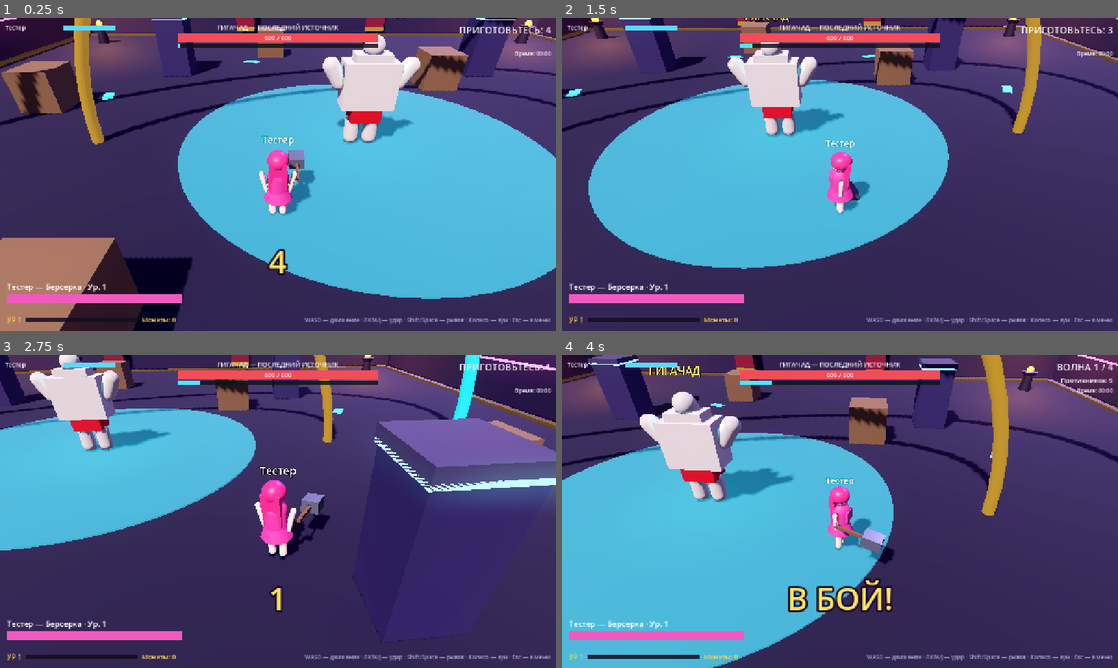
Above: before the commit, frames 1-4 (two rows, left to right).
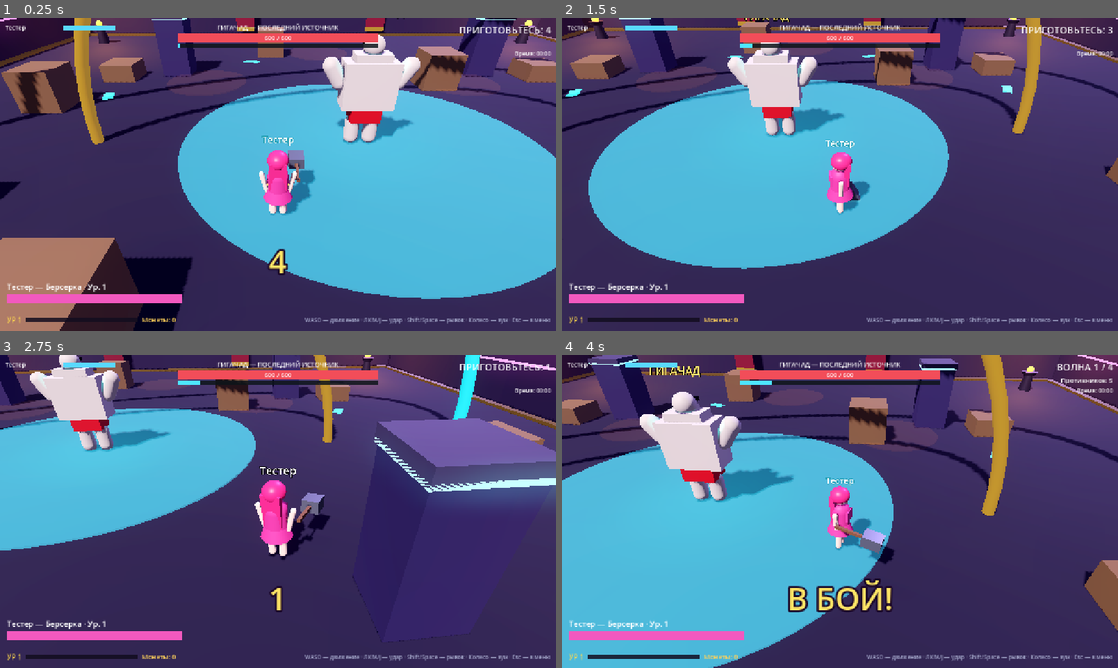
Above: after the commit, the same moments.

Repository: stasian33rus/last_stronghold
Game: Godot game, scene res://tests/smoke_test.tscn
Same seed, same stepped clock (60 frames per second), same inputs: the game is played once before the commit and once after it. This scene is started directly instead of the project's main scene.
Inputs (mouse positions are in pixels of both pictures, inside the frame that each line leads up to):
- Up to frame 1 (0.25 s): no input
- Up to frame 2 (1.5 s): move the mouse to (962, 158) at 0.52 s; hold D (move_right) 0.53-1.28 s; hold R (interact) 0.53-1.28 s; move the mouse to (728, 190) at 1.27 s; hold S (move_back) from 1.28 s (still down); click (728, 190) at 1.35 s
- Up to frame 3 (2.75 s): tap R (interact) at 1.55 s; move the mouse to (333, 442) at 2.02 s; release S (move_back) at 2.03 s; hold D (move_right) from 2.03 s (still down); hold R (interact) from 2.03 s (still down); tap Mouse wheel up (camera_zoom_in) at 2.1 s
- Up to frame 4 (4 s): move the mouse to (812, 574) at 2.77 s; release D (move_right) at 2.78 s; release R (interact) at 2.78 s; hold W (move_forward) 2.78-3.53 s; tap Mouse wheel down (camera_zoom_out) at 2.85 s; tap R (interact) at 3.05, 3.8 s; move the mouse to (1006, 558) at 3.52 s; hold A (move_left) from 3.53 s (still down); hold 1 (choose_1) from 3.53 s (still down)

The runs differ from the first frame. In frame 1, 1.4% of the frame differs, in the area x 0-100%, y 12-58%; in frame 2, 1.3%; in frame 3, 0.3%; in frame 4, 1.8%, in the area x 0-100%, y 12-89%.

Commit message:
Add destructible props placement and pulse traps (stage 4.3)

Diff:
--- /dev/null
+++ b/waifu_uprising/scenes/interactables/pulse_trap.tscn
@@ -0,0 +1,25 @@
+[gd_scene load_steps=4 format=3]
+
+[ext_resource type="Script" path="res://scripts/gameplay/pulse_trap.gd" id="1_trap"]
+
+[sub_resource type="CylinderMesh" id="mesh_tel"]
+top_radius = 2.2
+bottom_radius = 2.2
+height = 0.06
+
+[sub_resource type="CylinderShape3D" id="shape_zone"]
+radius = 2.2
+height = 4.0
+
+[node name="PulseTrap" type="Area3D"]
+collision_layer = 0
+collision_mask = 448
+script = ExtResource("1_trap")
+
+[node name="Collision" type="CollisionShape3D" parent="."]
+transform = Transform3D(1, 0, 0, 0, 1, 0, 0, 0, 1, 0, 1.0, 0)
+shape = SubResource("shape_zone")
+
+[node name="Telegraph" type="MeshInstance3D" parent="."]
+transform = Transform3D(1, 0, 0, 0, 1, 0, 0, 0, 1, 0, 0.05, 0)
+mesh = SubResource("mesh_tel")
--- a/waifu_uprising/scenes/levels/arena_01/arena_01.tscn
+++ b/waifu_uprising/scenes/levels/arena_01/arena_01.tscn
@@ -7,6 +7,7 @@
 [ext_resource type="PackedScene" path="res://scenes/ui/hud.tscn" id="5_hud"]
 [ext_resource type="Script" path="res://scripts/progression/progression_system.gd" id="6_prog"]
 [ext_resource type="PackedScene" path="res://scenes/interactables/crate_destructible.tscn" id="7_crate"]
+[ext_resource type="PackedScene" path="res://scenes/interactables/pulse_trap.tscn" id="8_trap"]
 
 [sub_resource type="ProceduralSkyMaterial" id="sky_mat"]
 sky_top_color = Color(0.03, 0.02, 0.08, 1)
@@ -600,3 +601,27 @@
 script = ExtResource("6_prog")
 
 [node name="HUD" parent="." instance=ExtResource("5_hud")]
+
+[node name="CrateSide1" parent="." instance=ExtResource("7_crate")]
+transform = Transform3D(1, 0, 0, 0, 1, 0, 0, 0, 1, 12, 0, 4)
+
+[node name="CrateSide2" parent="." instance=ExtResource("7_crate")]
+transform = Transform3D(1, 0, 0, 0, 1, 0, 0, 0, 1, -12, 0, 4)
+
+[node name="CrateSide3" parent="." instance=ExtResource("7_crate")]
+transform = Transform3D(1, 0, 0, 0, 1, 0, 0, 0, 1, 12, 0, -8)
+
+[node name="CrateSide4" parent="." instance=ExtResource("7_crate")]
+transform = Transform3D(1, 0, 0, 0, 1, 0, 0, 0, 1, -12, 0, -8)
+
+[node name="PulseTrap1" parent="." instance=ExtResource("8_trap")]
+transform = Transform3D(1, 0, 0, 0, 1, 0, 0, 0, 1, 7, 0, -7)
+start_offset = 0.0
+
+[node name="PulseTrap2" parent="." instance=ExtResource("8_trap")]
+transform = Transform3D(1, 0, 0, 0, 1, 0, 0, 0, 1, -7, 0, -7)
+start_offset = 2.5
+
+[node name="PulseTrap3" parent="." instance=ExtResource("8_trap")]
+transform = Transform3D(1, 0, 0, 0, 1, 0, 0, 0, 1, 0, 0, -14)
+start_offset = 4.5
--- a/waifu_uprising/scripts/autoload/game_manager.gd
+++ b/waifu_uprising/scripts/autoload/game_manager.gd
@@ -27,6 +27,7 @@
 var autotest_rematch: bool = false
 var autotest_evolve: bool = false
 var autotest_rescue: bool = false
+var autotest_trap: bool = false
 var dedicated_mode: bool = false
 var dedicated_port: int = Net.DEFAULT_PORT
 
@@ -59,6 +60,8 @@
 			autotest_evolve = true
 		elif a == "rescue=1" or a == "rescue":
 			autotest_rescue = true
+		elif a == "trap=1" or a == "trap":
+			autotest_trap = true
 		elif a.begins_with("ip="):
 			autotest_ip = a.trim_prefix("ip=")
 		elif a == "fast=1" or a == "fast":
--- a/waifu_uprising/scripts/gameplay/destructible.gd
+++ b/waifu_uprising/scripts/gameplay/destructible.gd
@@ -108,10 +108,14 @@
 	_spawn_debris()
 
 ## Локальные обломки: неавторитетная физика, ограниченное число, короткая жизнь.
+const DEBRIS_GLOBAL_CAP: int = 32 ## глобальный предел физических обломков в сцене
+
 func _spawn_debris() -> void:
 	if visuals == null:
 		return
-	for i in debris_count:
+	var free_slots := maxi(0, DEBRIS_GLOBAL_CAP - get_tree().get_nodes_in_group("debris").size())
+	var count := mini(debris_count, free_slots)
+	for i in count:
 		var piece := RigidBody3D.new()
 		piece.collision_layer = 0
 		piece.collision_mask = 1
--- /dev/null
+++ b/waifu_uprising/scripts/gameplay/pulse_trap.gd
@@ -0,0 +1,150 @@
+class_name PulseTrap
+extends Area3D
+## Боевая ловушка «импульсная зона» (Этап 4.3): переиспользуемый тип для арен.
+## Серверная машина состояний: IDLE -> WARN -> ACTIVE -> COOLDOWN -> IDLE...
+##  - IDLE: ожидание интервала; зона почти невидима;
+##  - WARN: заметный телеграф на полу + короткий звуковой сигнал;
+##  - ACTIVE: урон/отбрасывание целям в зоне, НЕ чаще одного раза за активацию;
+##  - COOLDOWN: остывание, затем возврат в IDLE.
+## Урон считает ТОЛЬКО сервер; клиенты зеркалят состояние событийным RPC и
+## показывают декоративную визуализацию. По умолчанию ловушка бьёт только врагов
+## (friendly fire для игроков выключен флагом affects_players).
+
+enum TState { IDLE = 0, WARN = 1, ACTIVE = 2, COOLDOWN = 3 }
+
+signal state_changed_on_peer(new_state: int) ## локально на каждом пире (тесты/HUD)
+
+@export var interval: float = 6.0 ## ожидание между циклами
+@export var warn_time: float = 1.2 ## телеграф перед активацией
+@export var active_time: float = 0.6 ## опасная фаза
+@export var cooldown_time: float = 2.6 ## перезарядка
+@export var damage: float = 28.0
+@export var knockback_force: float = 10.0
+@export var affects_players: bool = false ## дружелюбный огонь выключен по умолчанию
+@export var start_offset: float = 0.0 ## рассинхрон циклов нескольких ловушек
+
+var state: int = TState.IDLE
+var _t: float = 0.0
+var _hit_ids: Dictionary = {} ## hit-once per activation
+var _zone: Dictionary = {}    ## instance_id -> unit (Hurtbox-единицы в зоне)
+var _mat: StandardMaterial3D
+var _pulse_t: float = 0.0
+
+@onready var telegraph: MeshInstance3D = $Telegraph
+
+func _ready() -> void:
+	add_to_group("traps")
+	_t = -start_offset
+	_mat = StandardMaterial3D.new()
+	_mat.transparency = BaseMaterial3D.TRANSPARENCY_ALPHA
+	_mat.albedo_color = Color(1.0, 0.55, 0.2, 0.06)
+	_mat.emission_enabled = true
+	_mat.emission = Color(1.0, 0.5, 0.15)
+	_mat.emission_energy_multiplier = 0.0
+	if telegraph != null:
+		telegraph.material_override = _mat
+	area_entered.connect(_on_zone_entered)
+	area_exited.connect(_on_zone_exited)
+	_apply_visual(state)
+
+func _on_zone_entered(a: Area3D) -> void:
+	var hb := a as HurtboxComponent
+	if hb == null:
+		return
+	var unit = hb.get_unit()
+	if unit != null:
+		_zone[unit.get_instance_id()] = unit
+
+func _on_zone_exited(a: Area3D) -> void:
+	var hb := a as HurtboxComponent
+	if hb == null:
+		return
+	var unit = hb.get_unit()
+	if unit != null:
+		_zone.erase(unit.get_instance_id())
+
+func _physics_process(delta: float) -> void:
+	if not Net.is_server():
+		return
+	_t += delta
+	match state:
+		TState.IDLE:
+			if _t >= interval:
+				_set_state(TState.WARN)
+		TState.WARN:
+			if _t >= warn_time:
+				_hit_ids.clear() ## лимит повторного срабатывания — на активацию
+				_set_state(TState.ACTIVE)
+		TState.ACTIVE:
+			_tick_damage()
+			if _t >= active_time:
+				_set_state(TState.COOLDOWN)
+		TState.COOLDOWN:
+			if _t >= cooldown_time:
+				_set_state(TState.IDLE)
+
+func _set_state(st: int) -> void:
+	state = st
+	_t = 0.0
+	fx_state.rpc(st)
+
+## Урон по целям в зоне: не чаще раза за активацию, выход из зоны = выход из набора.
+func _tick_damage() -> void:
+	for id in _zone.keys():
+		var u := _zone[id] as Node
+		if u == null or not is_instance_valid(u):
+			_zone.erase(id)
+			continue
+		if _hit_ids.has(id):
+			continue
+		var foe := u as EnemyBase
+		var pawn := u as PlayerPawn
+		if foe == null and not (affects_players and pawn != null):
+			continue
+		if pawn != null and (pawn.state == PlayerPawn.State.DOWN or pawn.health.is_dead):
+			continue
+		if foe != null and (foe.state == EnemyBase.State.DEAD or foe.health.is_dead):
+			continue
+		_hit_ids[id] = true
+		var u3 := u as Node3D
+		var dir: Vector3 = (u3.global_position - global_position) if u3 != null else Vector3.ZERO
+		dir.y = 0.0
+		dir = dir.normalized() if dir.length_squared() > 0.001 else Vector3(0.0, 0.0, 1.0)
+		var dmg := Units.make_damage(damage, self, 0, dir, knockback_force, u.global_position)
+		var h := u.get_health() as HealthComponent
+		if h != null and h.take_damage(dmg) and u.has_method("on_damage_received"):
+			u.call("on_damage_received", dmg)
+
+## Событийная репликация состояния: клиенты зеркалят state и визуал.
+@rpc("authority", "call_local", "reliable")
+func fx_state(st: int) -> void:
+	state = st
+	_apply_visual(st)
+	state_changed_on_peer.emit(st)
+	if st == TState.WARN:
+		Sfx.play("count", -8.0)
+	elif st == TState.ACTIVE:
+		Sfx.play("shockwave", -6.0, 1.25)
+
+func _apply_visual(st: int) -> void:
+	if _mat == null:
+		return
+	match st:
+		TState.IDLE:
+			_mat.albedo_color = Color(1.0, 0.55, 0.2, 0.06)
+			_mat.emission_energy_multiplier = 0.0
+		TState.WARN:
+			_mat.albedo_color = Color(1.0, 0.5, 0.15, 0.28)
+			_mat.emission_energy_multiplier = 1.2
+		TState.ACTIVE:
+			_mat.albedo_color = Color(0.7, 0.9, 1.0, 0.55)
+			_mat.emission_energy_multiplier = 3.0
+		TState.COOLDOWN:
+			_mat.albedo_color = Color(0.4, 0.4, 0.45, 0.10)
+			_mat.emission_energy_multiplier = 0.0
+
+## Мигание телеграфа в WARN — локальная косметика на каждом пире.
+func _process(delta: float) -> void:
+	_pulse_t += delta
+	if _mat != null and state == TState.WARN:
+		_mat.emission_energy_multiplier = 1.0 + sin(_pulse_t * 18.0) * 0.8
--- a/waifu_uprising/tests/autotest_runner.gd
+++ b/waifu_uprising/tests/autotest_runner.gd
@@ -54,6 +54,11 @@
 var _rsc_holding := false
 var _rsc_hold_sent := false
 var _rsc_reedge_done := false
+## Ловушки/разрушения (+trap=1): синхронность состояний между пирами.
+var _trap_conn := false
+var _trap_seq: Array = []
+var _tr_step := 0
+var _tr_t := 0.0
 var _rsc_progress_seen := false
 var _rsc_revived_hp := -1.0
 
@@ -107,6 +112,7 @@
 			_drive_pawn(delta)
 			_handle_progression(delta)
 			_handle_rescue_test(delta)
+			_handle_trap_test(delta)
 			_check_sync()
 
 func _set_phase(p: String) -> void:
@@ -532,3 +538,59 @@
 		_finish(false, "rescue: revived hp mismatch on host")
 	else:
 		_finish(cleaned, "rescue host scenario verified")
+
+## Сценарий синхронизации окружения (Этап 4.3): сервер разрушает ящик,
+## ловушка циклит состояния; оба пира обязаны увидеть одно и то же.
+func _handle_trap_test(delta: float) -> void:
+	if not Game.autotest_trap or _match_done:
+		return
+	if _mc == null or _mc.phase != MatchController.Phase.FIGHT:
+		return
+	_tr_t += delta
+	if not _trap_conn:
+		for n in get_tree().get_nodes_in_group("traps"):
+			var t := n as PulseTrap
+			if t != null:
+				t.state_changed_on_peer.connect(func(st: int) -> void: _trap_seq.append(st))
+				_trap_conn = true
+				break
+		if not _trap_conn:
+			return
+	var crate: DestructibleProp = null
+	for n in get_tree().get_nodes_in_group("destructibles"):
+		crate = n as DestructibleProp
+		if crate != null:
+			break
+	if crate == null:
+		return
+	match mode:
+		"host":
+			match _tr_step:
+				0:
+					if _tr_t < 2.0:
+						return
+					crate.health.take_damage(Units.make_damage(99999.0, null, 1, Vector3.ZERO, 0.0, crate.global_position))
+					print("[AUTOTEST] trap: хост разрушил ящик (серверное уничтожение)")
+					_tr_step = 1
+					_tr_t = 0.0
+				1:
+					if crate.is_destroyed and _trap_seq.has(2):
+						print("[AUTOTEST] TRAP_STATES host=%s crate_destroyed=1" % str(_trap_seq))
+						_finish(true, "trap host scenario verified")
+					elif _tr_t > 40.0:
+						_finish(false, "trap: host saw no ACTIVE state")
+		"client":
+			match _tr_step:
+				0:
+					if crate.visuals.visible == false:
+						print("[AUTOTEST] CRATE_SYNC client destroyed_seen=true")
+						_tr_step = 1
+						_tr_t = 0.0
+					elif _tr_t > 40.0:
+						_finish(false, "trap: client never saw crate destroyed")
+				1:
+					if _trap_seq.has(2):
+						print("[AUTOTEST] TRAP_STATES client=%s" % str(_trap_seq))
+						_finish(true, "trap client scenario verified")
+					elif _tr_t > 40.0:
+						_finish(false, "trap: client saw no ACTIVE state")
--- a/waifu_uprising/tests/smoke_runner.gd
+++ b/waifu_uprising/tests/smoke_runner.gd
@@ -28,6 +28,7 @@
 	await _test_defeat_and_down_flow()
 	await _test_rescue_flow()
 	await _test_physics_flow()
+	await _test_env_flow()
 	print("[SMOKE] === ИТОГ: проверок %d, провалов %d ===" % [_checks, _failures.size()])
 	for f in _failures:
 		print("[SMOKE] FAILED: %s" % f)
@@ -1575,3 +1576,128 @@
 			e.health.take_damage(Units.make_damage(99999.0, null, 0, Vector3.ZERO, 0.0, e.global_position))
 	await _frames(4)
 	_check(true, "Физика: пробные враги убраны")
+
+## Этап 4.3: разрушаемые объекты и боевые ловушки (offline, сервер).
+func _test_env_flow() -> void:
+	var crate: DestructibleProp = null
+	for n in get_tree().get_nodes_in_group("destructibles"):
+		crate = n as DestructibleProp
+		if crate != null:
+			break
+	var trap: PulseTrap = null
+	for n in get_tree().get_nodes_in_group("traps"):
+		trap = n as PulseTrap
+		if trap != null:
+			break
+	if crate == null or trap == null:
+		_check(false, "Окружение: ящик и ловушка размещены на арене")
+		return
+	_check(true, "Окружение: ящик и ловушка размещены на арене")
+	var arena := get_tree().current_scene
+	var bdef := load("res://resources/enemies/brute.tres") as EnemyDefinition
+	var fdef := load("res://resources/enemies/fop.tres") as EnemyDefinition
+	var spawned: Array = []
+	var spawn_foe := func(def: EnemyDefinition, pos: Vector3) -> EnemyBase:
+		var e: EnemyBase = arena.spawn_enemy(def, pos)
+		if e != null:
+			spawned.append(e)
+		return e
+
+	## 1. Прочность, урон и однократное разрушение.
+	var hp0 := crate.health.health
+	crate.health.take_damage(Units.make_damage(20.0, null, 1, Vector3.ZERO, 0.0, crate.global_position))
+	var damaged := crate.health.health < hp0
+	crate.health.take_damage(Units.make_damage(99999.0, null, 1, Vector3.ZERO, 0.0, crate.global_position))
+	await _frames(2)
+	_check(damaged and crate.is_destroyed and crate.collision_layer == 0 and crate.visuals.visible == false,
+			"Окружение: ящик теряет прочность и разрушается однократно (collision off, визуал скрыт)")
+
+	## 2. Награда строго один раз.
+	var prog := _prog()
+	var st1: ProgressionState = prog.states.get(1) if prog != null else null
+	var coins_got := 0
+	if st1 != null:
+		coins_got = st1.coins
+	crate.health.take_damage(Units.make_damage(99999.0, null, 1, Vector3.ZERO, 0.0, crate.global_position))
+	await _frames(2)
+	var coins_after := st1.coins if st1 != null else 0
+	_check(st1 != null and coins_after == coins_got,
+			"Окружение: повторные попадания после разрушения не дают повторных наград")
+
+	## 3. Ловушка: порядок состояний IDLE->WARN->ACTIVE->COOLDOWN.
+	trap.interval = 0.8
+	trap.warn_time = 0.4
+	trap.active_time = 0.35
+	trap.cooldown_time = 0.5
+	trap.damage = 5.0
+	var seq: Array = []
+	var cb := func(st: int) -> void: seq.append(st)
+	trap.state_changed_on_peer.connect(cb)
+	var ordered: bool = await _wait_until(func(): return seq.has(1) and seq.has(2) and seq.has(3), 6.0)
+	var i_w := seq.find(1)
+	var i_a := seq.find(2)
+	var i_c := seq.find(3)
+	_check(ordered and i_w < i_a and i_a < i_c,
+			"Окружение: ловушка проходит WARN->ACTIVE->COOLDOWN в порядке (%s)" % str(seq.slice(0, 6)))
+
+	## 4+5. Урон не чаще раза за активацию; граница зоны.
+	var in_foe: EnemyBase = spawn_foe.call(bdef, trap.global_position)
+	var out_foe: EnemyBase = spawn_foe.call(fdef, trap.global_position + Vector3(2.7, 0.0, 0.0))
+	var edge_foe: EnemyBase = spawn_foe.call(fdef, trap.global_position + Vector3(1.7, 0.0, 0.0))
+	await _frames(3)
+	trap.knockback_force = 0.0 ## цели держим в зоне: стаггер-цикл теста
+	var keep_stun := func() -> void:
+		for e in [in_foe, out_foe, edge_foe]:
+			if is_instance_valid(e) and not e.health.is_dead:
+				e.apply_external_stun(1.2)
+	keep_stun.call()
+	var reached_active: bool = await _wait_until(func():
+		keep_stun.call()
+		return trap.state == 2, 6.0)
+	var hp_in := in_foe.health.health if in_foe != null else 0.0
+	var hp_out := out_foe.health.health if out_foe != null else 0.0
+	var hp_edge := edge_foe.health.health if edge_foe != null else 0.0
+	await _wait_until(func():
+		keep_stun.call()
+		return trap.state == 3, 3.0)
+	var d_in := hp_in - (in_foe.health.health if is_instance_valid(in_foe) else hp_in)
+	var d_out := hp_out - (out_foe.health.health if is_instance_valid(out_foe) else hp_out)
+	var d_edge := hp_edge - (edge_foe.health.health if is_instance_valid(edge_foe) else hp_edge)
+	_check(reached_active and absf(d_in - trap.damage) < 0.01 and absf(d_edge - trap.damage) < 0.01 and d_out < 0.001,
+			"Окружение: ловушка бьёт раз за активацию и только в зоне (в %.0f, край %.0f, вне %.0f)" % [d_in, d_edge, d_out])
+	## Базу HP берём в COOLDOWN (до второй активации), меряем после её завершения.
+	var hp_in2 := in_foe.health.health if is_instance_valid(in_foe) else 0.0
+	var second: bool = await _wait_until(func():
+		keep_stun.call()
+		return trap.state == 2, 6.0)
+	await _wait_until(func():
+		keep_stun.call()
+		return trap.state == 3, 3.0)
+	var d_in2 := hp_in2 - (in_foe.health.health if is_instance_valid(in_foe) else hp_in2)
+	_check(second and absf(d_in2 - trap.damage) < 0.01,
+			"Окружение: вторая активация снова бьёт ровно один раз (%.0f)" % d_in2)
+	trap.state_changed_on_peer.disconnect(cb)
+	for e in [in_foe, out_foe, edge_foe]:
+		if is_instance_valid(e) and not e.health.is_dead:
+			e.health.take_damage(Units.make_damage(99999.0, null, 0, Vector3.ZERO, 0.0, e.global_position))
+	await _frames(3)
+
+	## 6. Обломки очищаются.
+	var debris_now := get_tree().get_nodes_in_group("debris").size()
+	var cleaned: bool = await _wait_until(func(): return get_tree().get_nodes_in_group("debris").size() == 0, 5.0)
+	_check(cleaned, "Окружение: обломки убраны после времени жизни (было %d)" % debris_now)
+
+	## 10. Повторный матч: окружение свежее.
+	Game.start_offline_match(&"berserk", "Энва-2")
+	await _frames(4)
+	var fresh := true
+	for n in get_tree().get_nodes_in_group("destructibles"):
+		var d := n as DestructibleProp
+		if d != null and d.is_destroyed:
+			fresh = false
+	for n in get_tree().get_nodes_in_group("traps"):
+		var t := n as PulseTrap
+		if t != null and t.state != 0:
+			fresh = false
+	_check(fresh and get_tree().get_nodes_in_group("debris").size() == 0,
+			"Окружение: повторный матч не оставляет разрушений/обломков/состояний ловушек")
Not shown, added: waifu_uprising/scripts/gameplay/pulse_trap.gd.uid
Not shown, added: waifu_uprising/docs/STAGE4_3_REPORT.md
Not shown, added: waifu_uprising/tests/run_trap_test.sh
